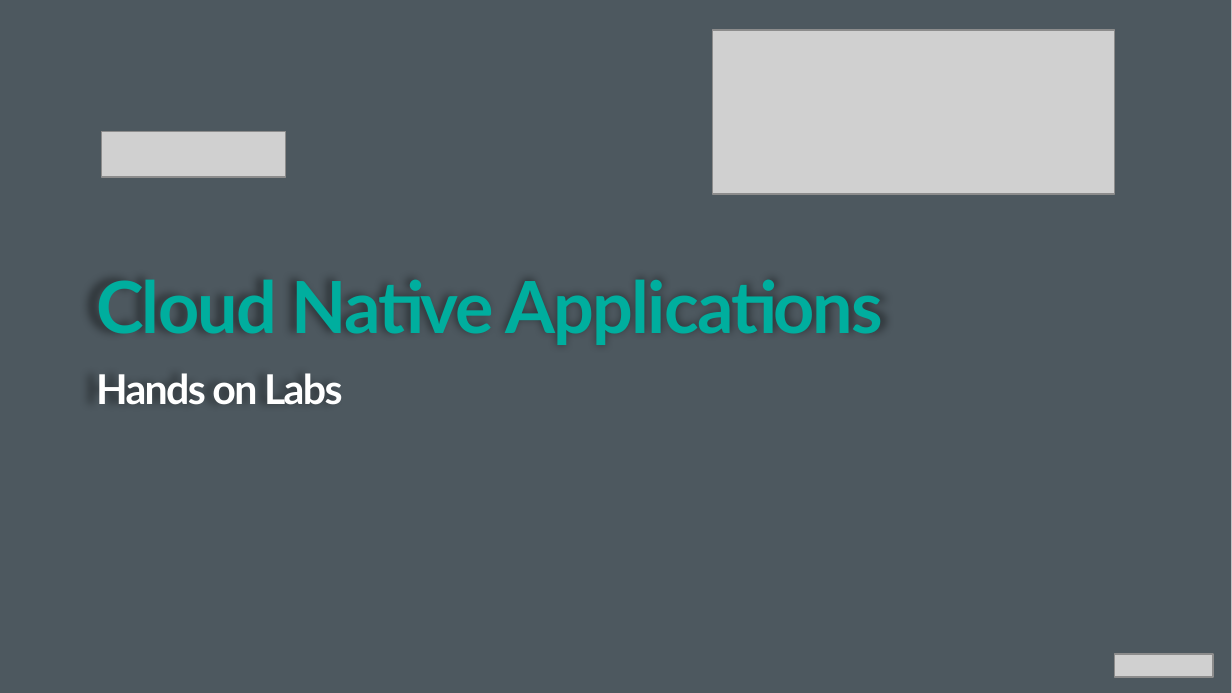
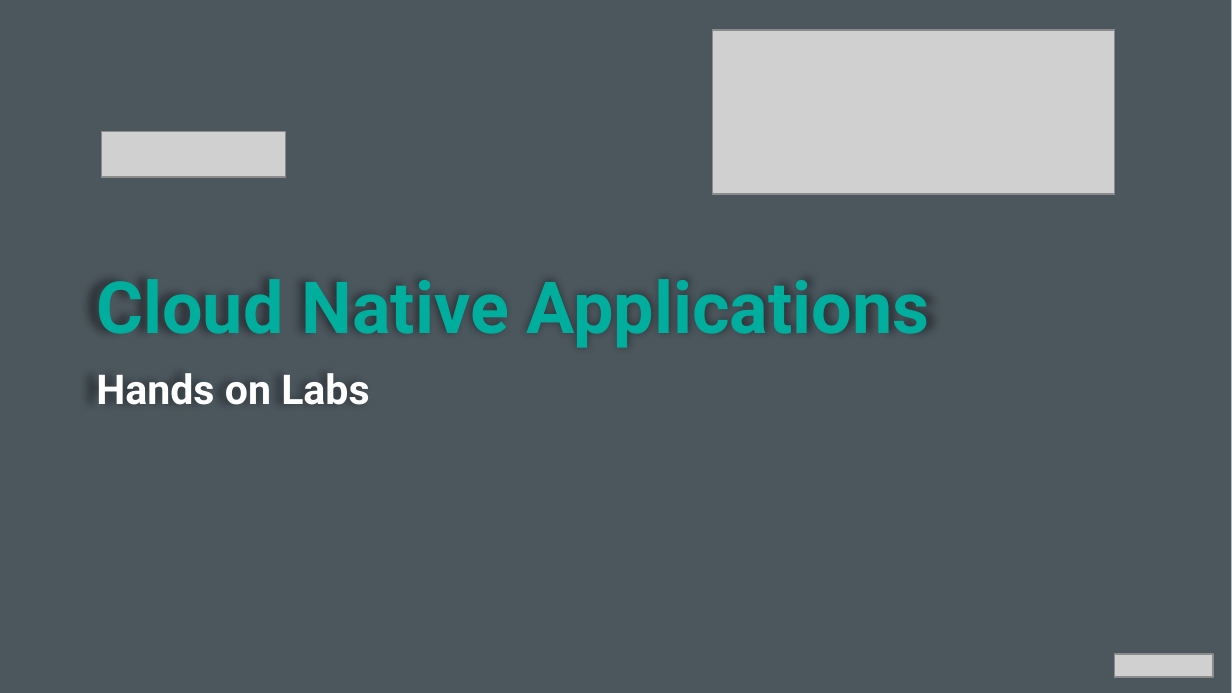
Before and after one commit to appalrpivotal/PCF-Workshop-ESI, a slide deck: slide 1 of presentations/6-Hands-on_Lab.pptx. Drawn at 1232x693 pixels with LibreOffice and Linux fonts; fonts in the diff are those of the drawing; grey boxes stand for pictures; background and template pictures are left out. Boxes give left, top, right and bottom in pixels: in the first picture for what was removed or moved away, otherwise in the second. Text is boxed around its words. In the diff, an @@ line names an element or a change of style, - is before the commit and + after.

```diff
--- a/presentations/6-Hands-on_Lab.pptx
+++ b/presentations/6-Hands-on_Lab.pptx
@@ text "Cloud Native Applications" at box(96, 279, 930, 405): font Lato to Roboto, letter spacing -1 to 0 pt; less space between paragraphs @@
```
Also in this commit, not shown: 1 other slide changed, 5 other files.
